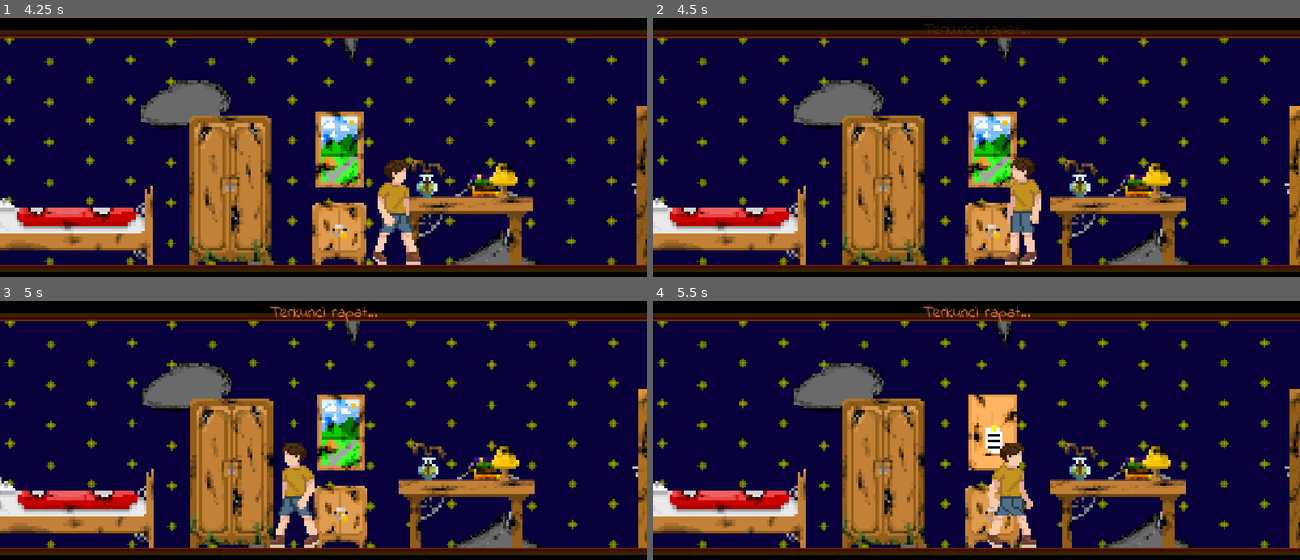
Above: before the commit, frames 1-4 (two rows, left to right).
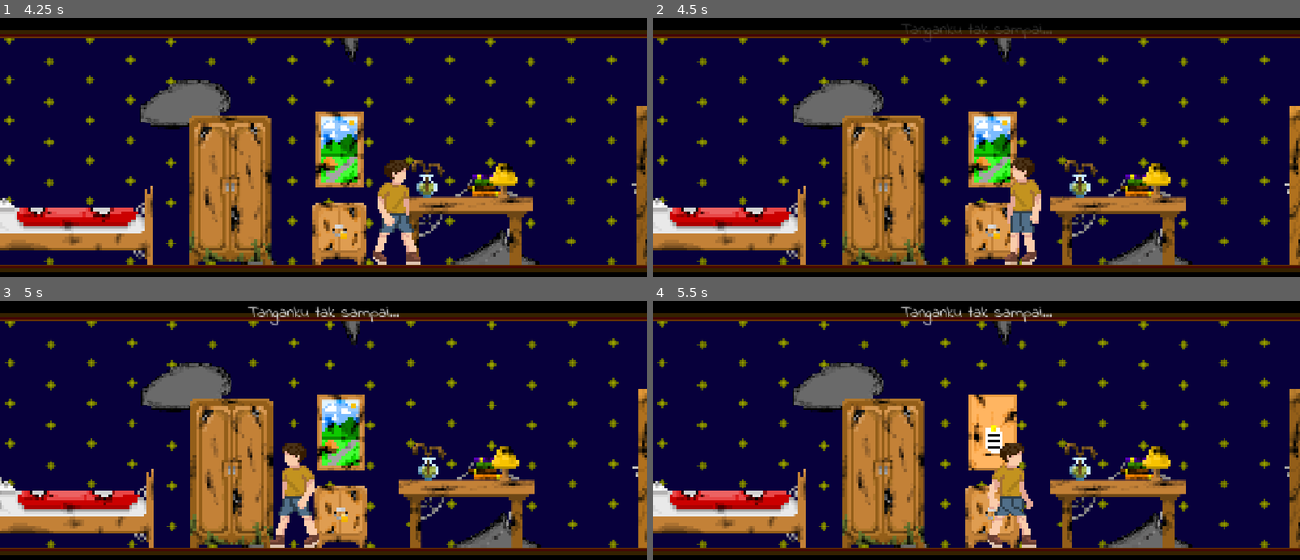
Above: after the commit, the same moments.

Repository: pandegedeanta/gimjam
Game: Godot game, scene res://scenes/area/bedroom.tscn
The game is run twice, just before and just after one commit, with the same random seed, the same clock (stepped at 60 frames per second) and the same inputs.
Inputs (mouse positions are in pixels of both pictures, inside the frame that each line leads up to):
- Up to frame 1 (4.25 s): move the mouse to (368, 150) at 0.52 s; hold Right (ui_right) 0.53-2.03 s; click (368, 150) at 0.67 s; move the mouse to (368, 232) at 1.27 s; click (368, 232) at 1.42 s; move the mouse to (388, 82) at 2.02 s; hold Left (ui_left) 2.03-2.78 s; click (388, 82) at 2.17 s; move the mouse to (291, 232) at 2.77 s; hold Right (ui_right) from 2.78 s (still down); click (291, 232) at 2.92 s; move the mouse to (517, 214) at 3.52 s; click (517, 214) at 3.67 s
- Up to frame 2 (4.5 s): move the mouse to (1293, 186) at 4.27 s; release Right (ui_right) at 4.28 s; hold Left (ui_left) from 4.28 s (still down); click (1293, 186) at 4.42 s
- Up to frame 3 (5 s): keep holding Left (ui_left)
- Up to frame 4 (5.5 s): move the mouse to (1008, 443) at 5.02 s; release Left (ui_left) at 5.03 s; hold Right (ui_right) from 5.03 s (still down); click (1008, 443) at 5.17 s

Frame 1 is identical in both runs. In frame 2, 0.2% of the frame differs, in the area x 38-62%, y 2-10%; in frame 3, 0.6%; in frame 4, 0.6%.

Commit message:
fix
memperbaiki bug overlay teks saat membuka pintu dan menjangkau pintu

Diff:
--- a/scripts/door.gd
+++ b/scripts/door.gd
@@ -3,18 +3,20 @@
 @export var ui_node: CanvasLayer
 @export var sprite: Sprite2D
 @export var koordinat_buka: Rect2
-# PASTIKAN PATH INI SESUAI DENGAN FOLDER KAMU (Gunakan klik kanan -> Copy Path pada file hall.tscn)
+@export var jarak_toleransi: float = 128.0 # Pastikan dideklarasi!
 @export var next_scene_path: String = "res://scenes/area/hall.tscn"
 
 var is_open: bool = false
 var transitioning: bool = false
 
 func _ready():
+	# Hubungkan signal untuk deteksi badan dan hover
 	body_entered.connect(_on_body_entered)
 	mouse_entered.connect(_on_mouse_entered)
 	mouse_exited.connect(_on_mouse_exited)
 
 func _on_mouse_entered():
+	# Warna berubah hanya jika belum terbuka
 	if not is_open:
 		sprite.modulate = Color(1.2, 1.2, 1.2)
 		Input.set_default_cursor_shape(Input.CURSOR_POINTING_HAND)
@@ -28,46 +30,69 @@
 		eksekusi_pintu()
 
 func eksekusi_pintu():
-	if "Kunci Kamar" in ui_node.inventory_items:
-		is_open = true
-		ui_node.show_message("Pintu Terbuka!", Color.AQUAMARINE)
-		sprite.region_rect = koordinat_buka
-		ui_node.remove_from_inventory("Kunci Kamar")
-	else:
-		ui_node.show_message("Terkunci rapat...", Color.CORAL)
+	# Cek apakah sudah terbuka atau sedang transisi
+	if is_open or transitioning or ui_node == null:
+		return
+
+	var player = get_tree().current_scene.find_child("Player", true, false)
+	if player:
+		var jarak = abs(player.global_position.x - global_position.x)
+
+		# 1. Validasi Jarak
+		if jarak > jarak_toleransi:
+			ui_node.show_message("Tanganku tak sampai...", Color.LIGHT_GRAY)
+			return
+
+		# 2. Validasi Kunci
+		if "Kunci Kamar" in ui_node.inventory_items:
+			is_open = true
+			ui_node.show_message("Pintu Terbuka!", Color.AQUAMARINE)
+			sprite.region_rect = koordinat_buka
+			ui_node.remove_from_inventory("Kunci Kamar")
+
+			# Matikan input pickable agar tidak bisa diklik lagi
+			input_pickable = false
+			# Reset kursor
+			Input.set_default_cursor_shape(Input.CURSOR_ARROW)
+		else:
+			ui_node.show_message("Terkunci rapat...", Color.CORAL)
 
 func _on_body_entered(body):
-	# Pemicu transisi saat menyentuh pintu yang terbuka
+	# Terpicu saat player menabrak pintu yang SUDAH terbuka
 	if is_open and body.name == "Player" and not transitioning:
 		mulai_transisi(body)
 
 func mulai_transisi(player):
 	transitioning = true
-	player.is_transitioning = true
 
-	# Matikan tabrakan tembok
+	# Matikan kontrol manual di player.gd
+	if "is_transitioning" in player:
+		player.is_transitioning = true
+
+	# Matikan tabrakan agar bisa menembus batas world (Wall_Right)
 	player.set_collision_layer_value(1, false)
 	player.set_collision_mask_value(1, false)
 
+	# Play animasi jalan
 	if player.anim:
 		player.anim.play("walk")
 
 	var fade_rect = ui_node.get_node("ScreenFade")
-	# PENTING: Pastikan ScreenFade awalnya Z-Index-nya paling depan
 	fade_rect.show()
 
 	var tween = create_tween().set_parallel(true)
+	# Seret player ke kanan melewati batas kamera
 	tween.tween_property(player, "global_position:x", player.global_position.x + 400, 2.0)
+	# Efek layar menghitam
 	tween.tween_property(fade_rect, "self_modulate:a", 1.0, 1.5).set_delay(0.5)
 
-	# Chain callback untuk eksekusi setelah tween selesai
 	tween.chain().tween_callback(func():
 		print("Mencoba pindah ke: ", next_scene_path)
 		var err = get_tree().change_scene_to_file(next_scene_path)
 		if err != OK:
 			print("GAGAL PINDAH! Error Code: ", err)
-			# Jika gagal, kembalikan layar agar tidak terjebak hitam
 			fade_rect.self_modulate.a = 0
 			transitioning = false
-			player.is_transitioning = false
+			if "is_transitioning" in player:
+				player.is_transitioning = false
 	)
